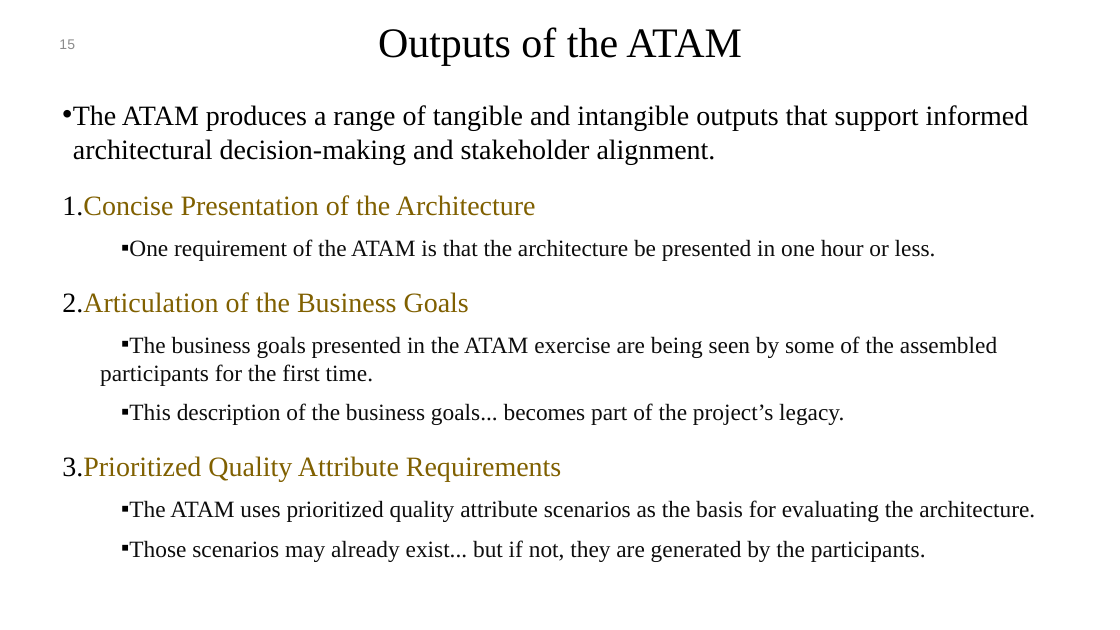
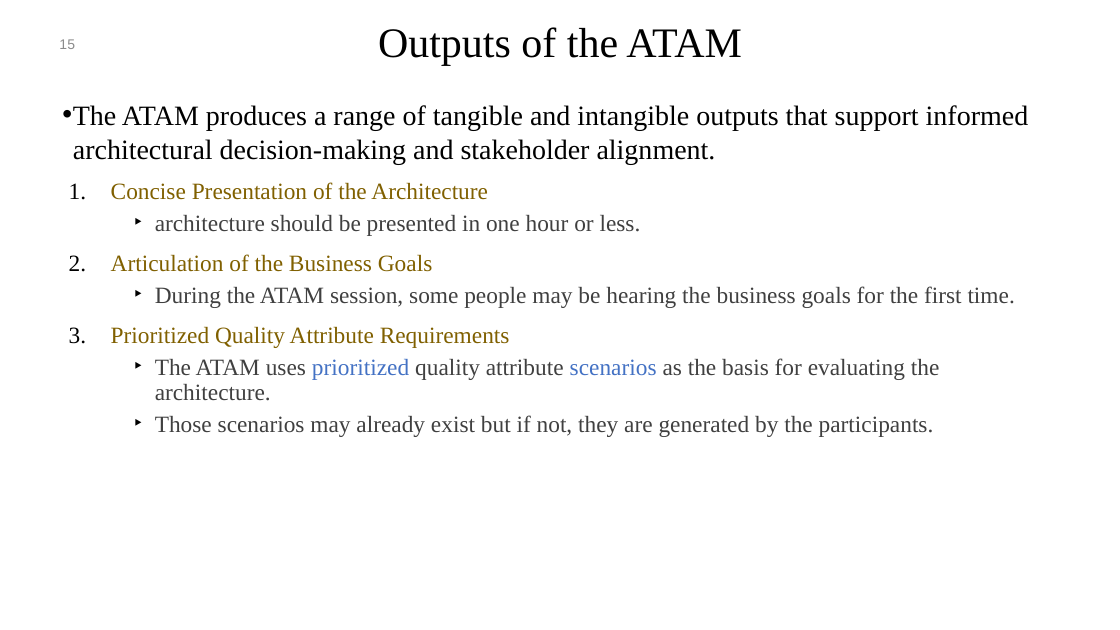
Before and after one commit to mohamad-khorsandi/slides-of-software-architecture-in-practice-4th-ed, a slide deck: slide 15 of chapter 21.pptx. Drawn at 1120x630 pixels with LibreOffice and Linux fonts; fonts in the diff are those of the drawing; background and template pictures are left out. Boxes give left, top, right and bottom in pixels: in the first picture for what was removed or moved away, otherwise in the second. Text is boxed around its words. In the diff, an @@ line names an element or a change of style, - is before the commit and + after.

```diff
--- a/chapter 21.pptx
+++ b/chapter 21.pptx
@@ text at (x1=111, y1=182, x2=940, y2=401): size 24 to 20 pt in "Concise Presentation of the Architecture", "Articulation of the Business Goals", "Prioritized Quality Attribute Requirements"; text colour #0D0D0D to #404040 in "The ATAM uses quality attribute as the ..."; text colour #0D0D0D to #4472C4 in "prioritized scenarios"; list level 1 to 2 in "Concise Presentation of the Architecture"; list level 1 to 2 in "Articulation of the Business Goals"; list level 1 to 2 in "Prioritized Quality Attribute Requirements"; bullet ▪ to ‣; list level 2 to 3 in "The ATAM uses prioritized quality ..."; line spacing 1 to 0.9 @@
@@ text at (x1=155, y1=215, x2=641, y2=236): text changed; text colour #0D0D0D to #404040 @@
-  ▪ One requirement of the ATAM is that the architecture be presented in one hour or less.
+    ‣ architecture should be presented in one hour or less.
@@ text at (x1=155, y1=286, x2=1015, y2=308): text changed; text colour #0D0D0D to #404040 @@
-  ▪ The business goals presented in the ATAM exercise are being seen by some of the assembled participants for the first time.
-  ▪ This description of the business goals... becomes part of the project’s legacy.
+    ‣ During the ATAM session, some people may be hearing the business goals for the first time.
@@ text at (x1=155, y1=415, x2=934, y2=437): text changed; text colour #0D0D0D to #404040 @@
-  ▪ Those scenarios may already exist... but if not, they are generated by the participants.
+    ‣ Those scenarios may already exist but if not, they are generated by the participants.
```
Also in this commit, not shown: 15 other slides changed, 1 slide added, 7 other files.
